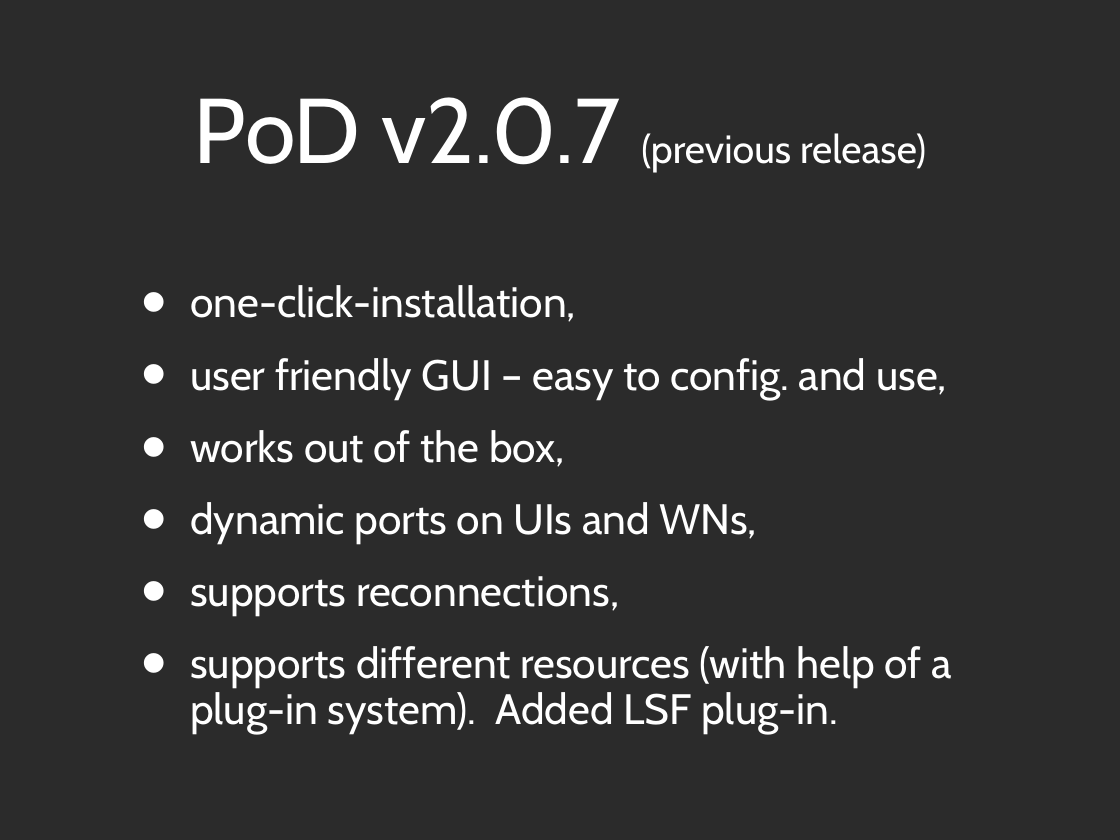
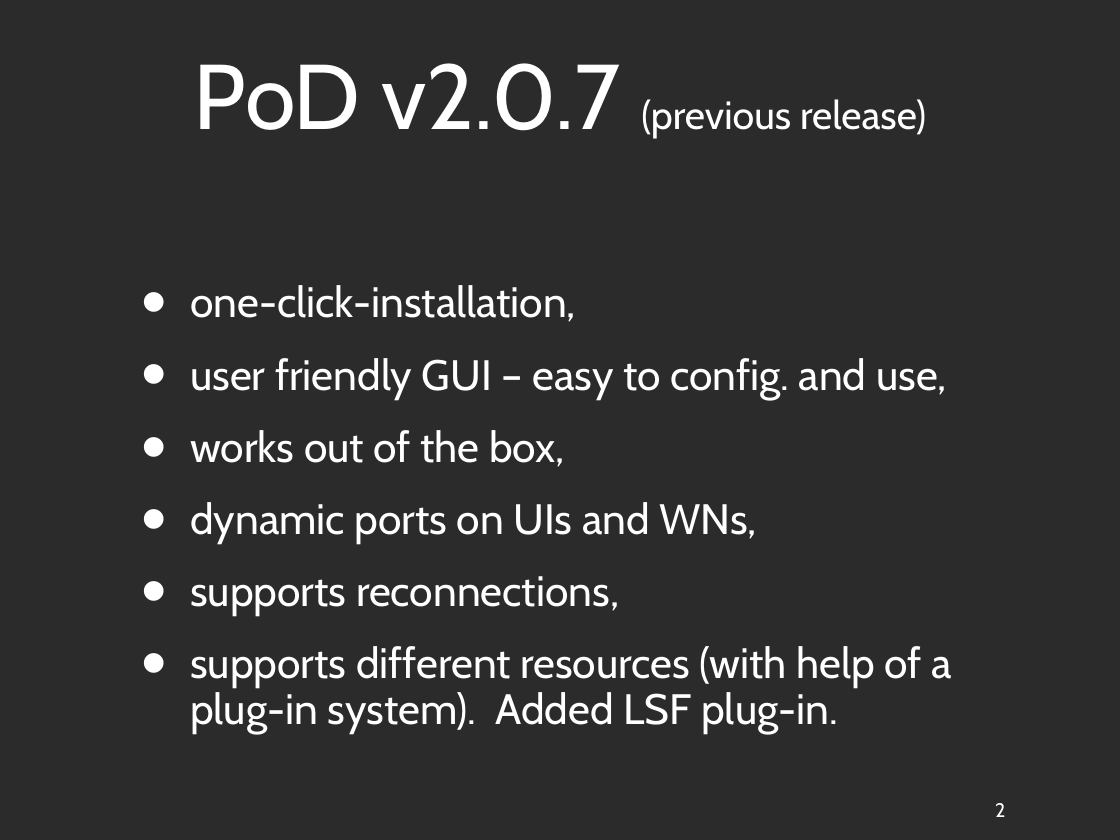
Before and after one commit to AnarManafov/PoDDocumentation, a slide deck: slide 2 of ALICE Offlineweek/PoD_ALICE_Offline_06_2009.ppt. Drawn at 1120x840 pixels with LibreOffice and Linux fonts; fonts in the diff are those of the drawing; background and template pictures are left out; a plain dark background stands for a picture behind light text. Boxes give left, top, right and bottom in pixels: in the first picture for what was removed or moved away, otherwise in the second. Text is boxed around its words. In the diff, an @@ line names an element or a change of style, - is before the commit and + after.

```diff
--- a/ALICE Offlineweek/PoD_ALICE_Offline_06_2009.ppt
+++ b/ALICE Offlineweek/PoD_ALICE_Offline_06_2009.ppt
@@ title "PoD v2.0.7 (previous release)": place and size @@
-title "PoD v2.0.7 (previous release)" at (194,97,926,173)
+title "PoD v2.0.7 (previous release)" at (194,63,926,139)
@@ page number added at (995,803,1005,817), 18 pt, text #FFFFFF @@
+2
```
Also in this commit, not shown: 5 other slides changed, 2 other files.
